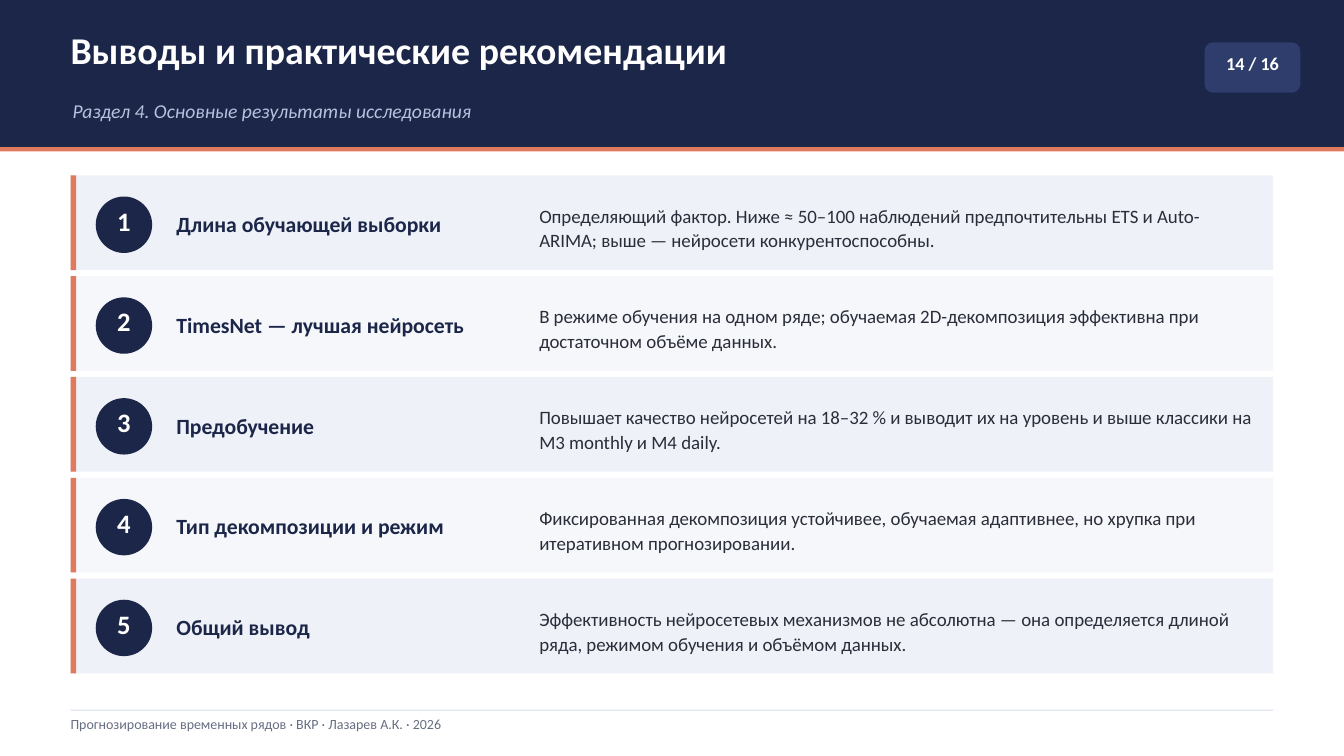
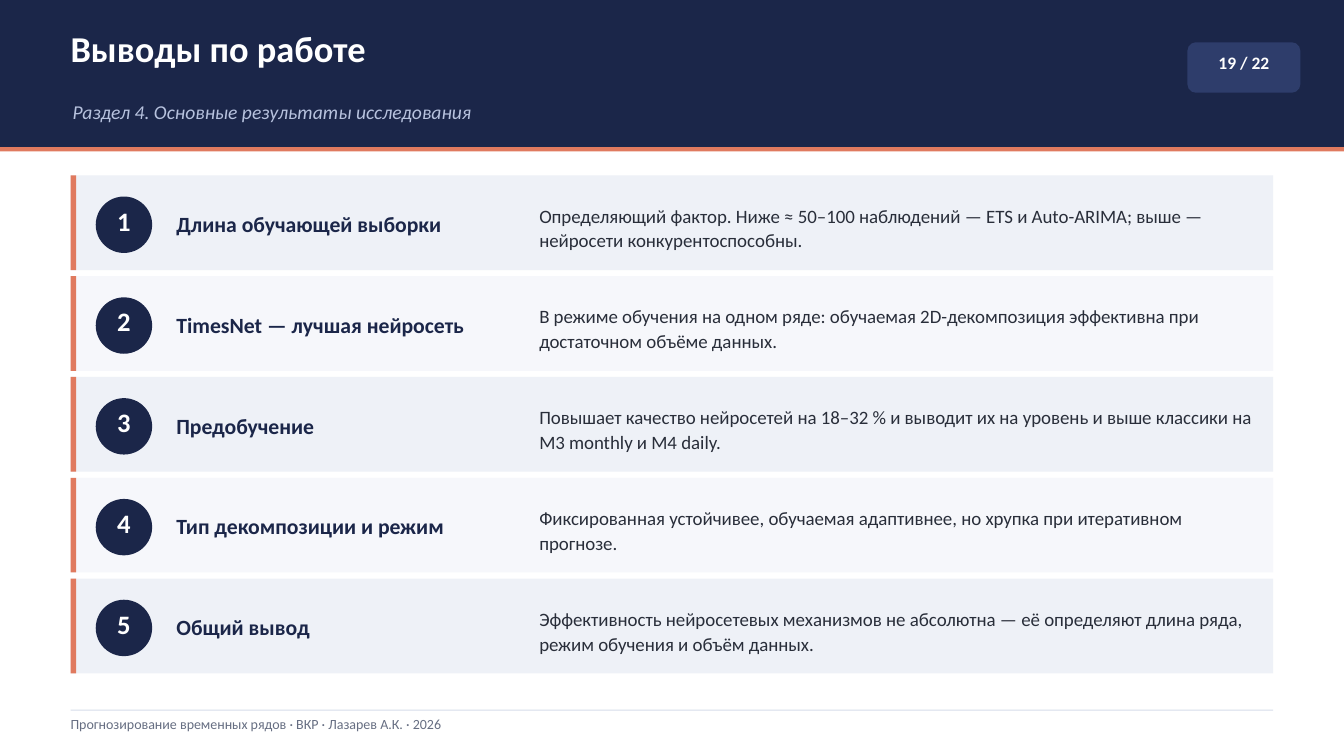
Before and after one commit to Prost444/Hybrid-models-for-TS-processing, a slide deck: slide 19 of docs/Презентация_Лазарев_ВКР.pptx (slide 14 before the commit). Drawn at 1344x756 pixels with LibreOffice and Linux fonts; fonts in the diff are those of the drawing. Boxes give left, top, right and bottom in pixels: in the first picture for what was removed or moved away, otherwise in the second. Text is boxed around its words. In the diff, an @@ line names an element or a change of style, - is before the commit and + after.

```diff
--- a/docs/Презентация_Лазарев_ВКР.pptx
+++ b/docs/Презентация_Лазарев_ВКР.pptx
@@ text at box(71, 37, 366, 68): text changed; size 27 to 26 pt @@
-Выводы и практические рекомендации
+Выводы по работе
@@ rounded rectangle: place and size @@
-rounded rectangle at box(1205, 42, 1301, 93)
+rounded rectangle at box(1188, 42, 1301, 93)
@@ text at box(1218, 57, 1270, 69): text changed; size 13 to 12.5 pt @@
-14 / 16
+19 / 22
@@ text at box(539, 210, 1181, 250): text changed @@
-Определяющий фактор. Ниже ≈ 50–100 наблюдений предпочтительны ETS и Auto-ARIMA; выше — нейросети конкурентоспособны.
+Определяющий фактор. Ниже ≈ 50–100 наблюдений — ETS и Auto-ARIMA; выше — нейросети конкурентоспособны.
@@ text at box(539, 310, 1199, 351): text changed @@
-В режиме обучения на одном ряде; обучаемая 2D-декомпозиция эффективна при достаточном объёме данных.
+В режиме обучения на одном ряде: обучаемая 2D-декомпозиция эффективна при достаточном объёме данных.
@@ text at box(539, 512, 1183, 553): text changed @@
-Фиксированная декомпозиция устойчивее, обучаемая адаптивнее, но хрупка при итеративном прогнозировании.
+Фиксированная устойчивее, обучаемая адаптивнее, но хрупка при итеративном прогнозе.
@@ text at box(539, 613, 1242, 654): text changed @@
-Эффективность нейросетевых механизмов не абсолютна — она определяется длиной ряда, режимом обучения и объёмом данных.
+Эффективность нейросетевых механизмов не абсолютна — её определяют длина ряда, режим обучения и объём данных.
```
Also in this commit, not shown: 12 other slides changed, 10 slides added, 1 slide removed, 25 other files.
